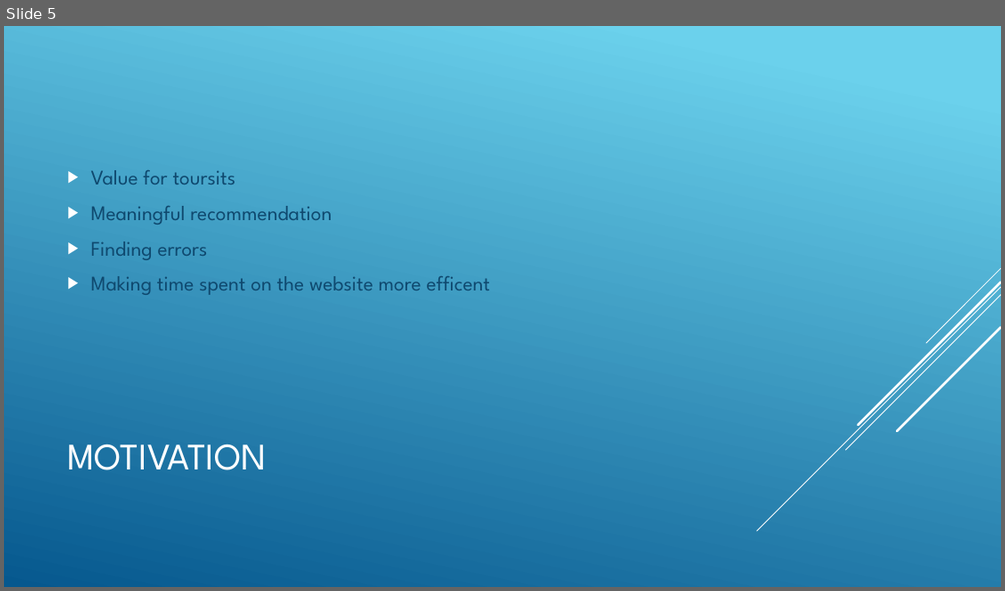
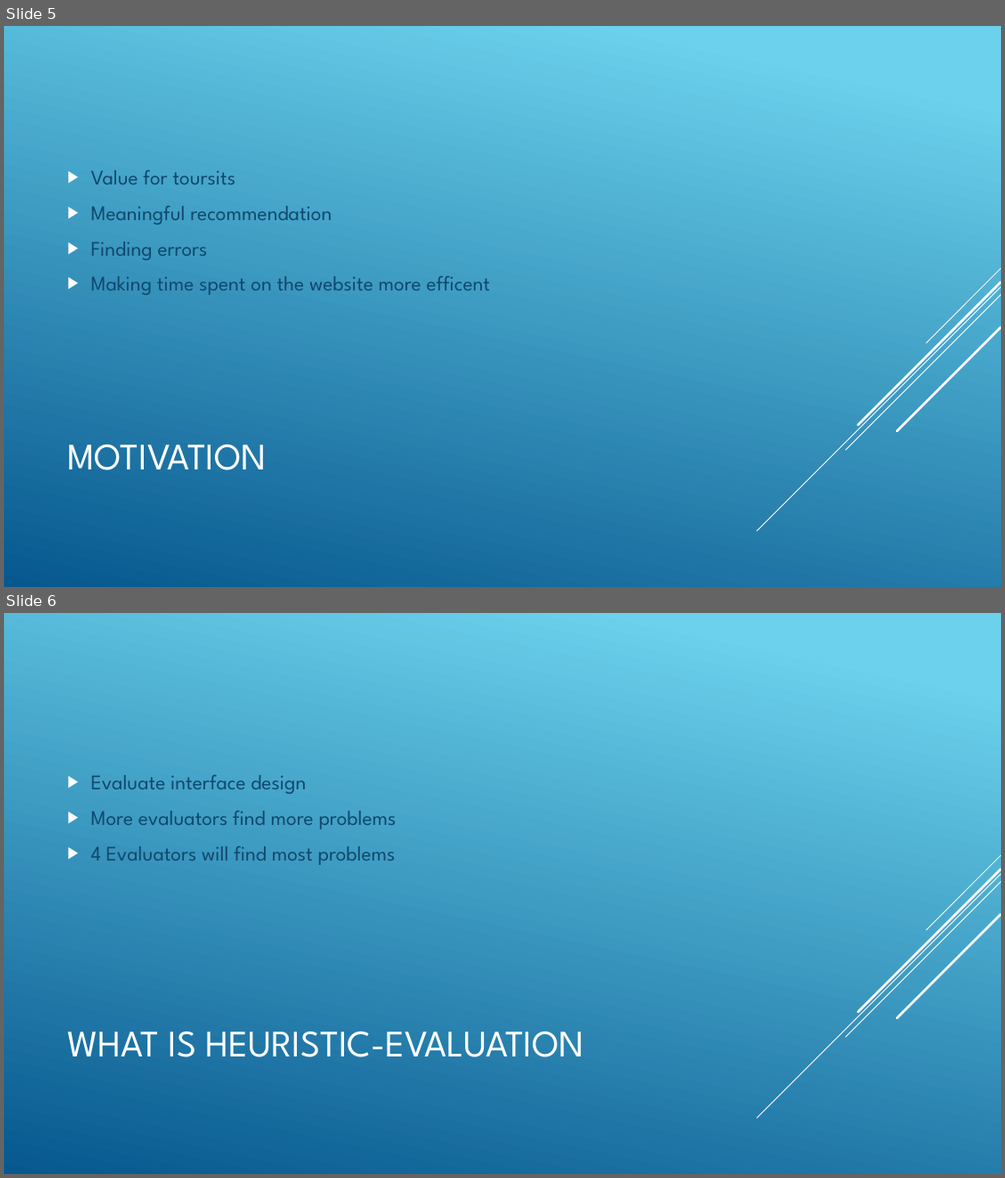
Before and after one commit to Deadmann1/hci_06_06, a slide deck: presentation/presentation.pptx. Shown one above the other, each under a label of ours: slide 5 before the commit, slides 5 and 6 after it. The pictures are 1005x591 and 1005x1178 pixels, drawn with LibreOffice and Linux fonts; fonts in the diff are those of the drawing. Boxes give left, top, right and bottom in pixels: in the first picture for what was removed or moved away, otherwise in the second. Text is boxed around its words. In the diff, an @@ line names an element or a change of style, - is before the commit and + after.

```diff
--- a/presentation/presentation.pptx
+++ b/presentation/presentation.pptx
@@ slide 6 added at <box>4,613,1001,1174</box>, background gradient #6ED2EB to #06588E; not listed: 5 template elements that a slide beside it also shows @@
@@ text added at <box>91,775,396,865</box>, 20 pt, text #0F496F @@
+▶ Evaluate interface design
+▶ More evaluators find more problems
+▶ 4 Evaluators will find most problems
@@ title added at <box>67,1030,584,1057</box>, 36 pt, text #FFFFFF @@
+WHAT IS HEURISTIC-EVALUATION
```
Also in this commit, not shown: 2 other slides added, 2 other files.
